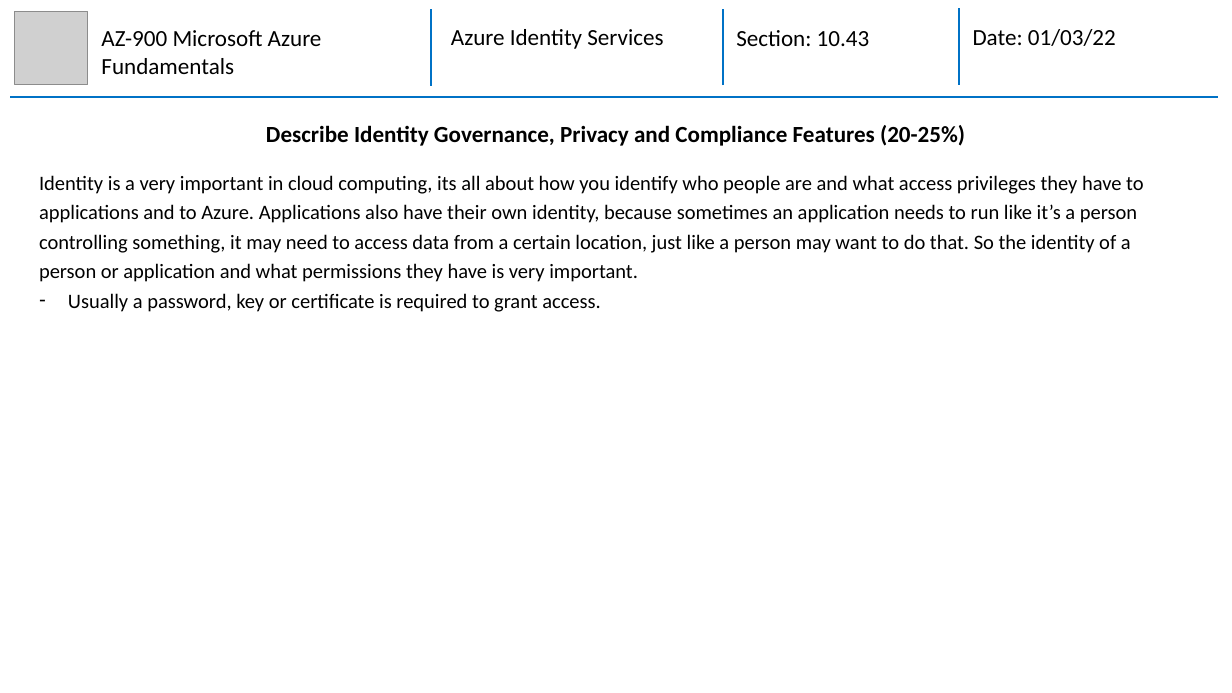
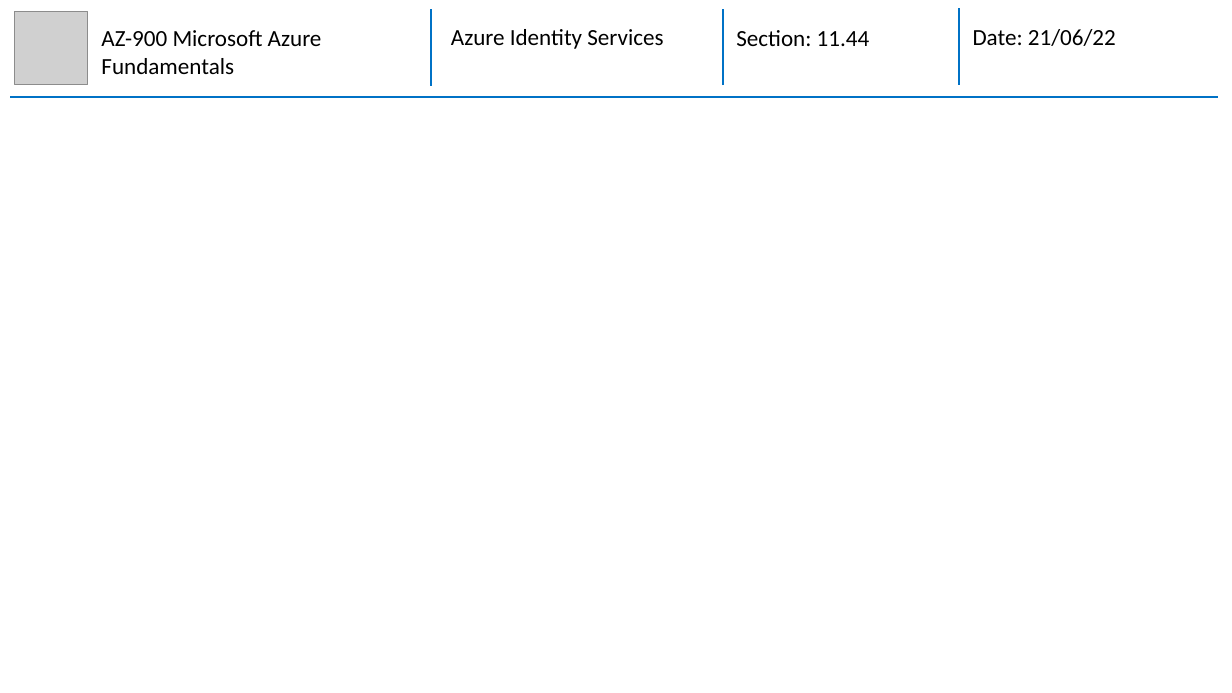
Before and after one commit to mhaythornthwaite/Testing_ML_Algorithms, a slide deck: slide 43 of Azure_AZ-900_Fundamentals/MJH_AZ-900_Azure_Fundamentals_Notes.pptx (slide 37 before the commit). Drawn at 1232x693 pixels with LibreOffice and Linux fonts; fonts in the diff are those of the drawing; grey boxes stand for pictures. Boxes give left, top, right and bottom in pixels: in the first picture for what was removed or moved away, otherwise in the second. Text is boxed around its words. In the diff, an @@ line names an element or a change of style, - is before the commit and + after.

Commit message:
Azure AZ-900 Section 10

```diff
--- a/Azure_AZ-900_Fundamentals/MJH_AZ-900_Azure_Fundamentals_Notes.pptx
+++ b/Azure_AZ-900_Fundamentals/MJH_AZ-900_Azure_Fundamentals_Notes.pptx
@@ text at (973, 29, 1116, 46): text changed @@
-Date: 01/03/22
+Date: 21/06/22
@@ text at (736, 30, 870, 46): text changed @@
-Section: 10.43
+Section: 11.44
@@ text removed at (266, 125, 965, 146) @@
-Describe Identity Governance, Privacy and Compliance Features (20-25%)
@@ text removed at (39, 175, 1143, 312) @@
-Identity is a very important in cloud computing, its all about how you identify who people are and what access privileges they have to applications and to Azure. Applications also have their own identity, because sometimes an application needs to run like it’s a person controlling something, it may need to access data from a certain location, just like a person may want to do that. So the identity of a person or application and what permissions they have is very important.
-– Usually a password, key or certificate is required to grant access.
```
Also in this commit, not shown: 4 other slides changed, 5 slides added, 3 slides removed.
